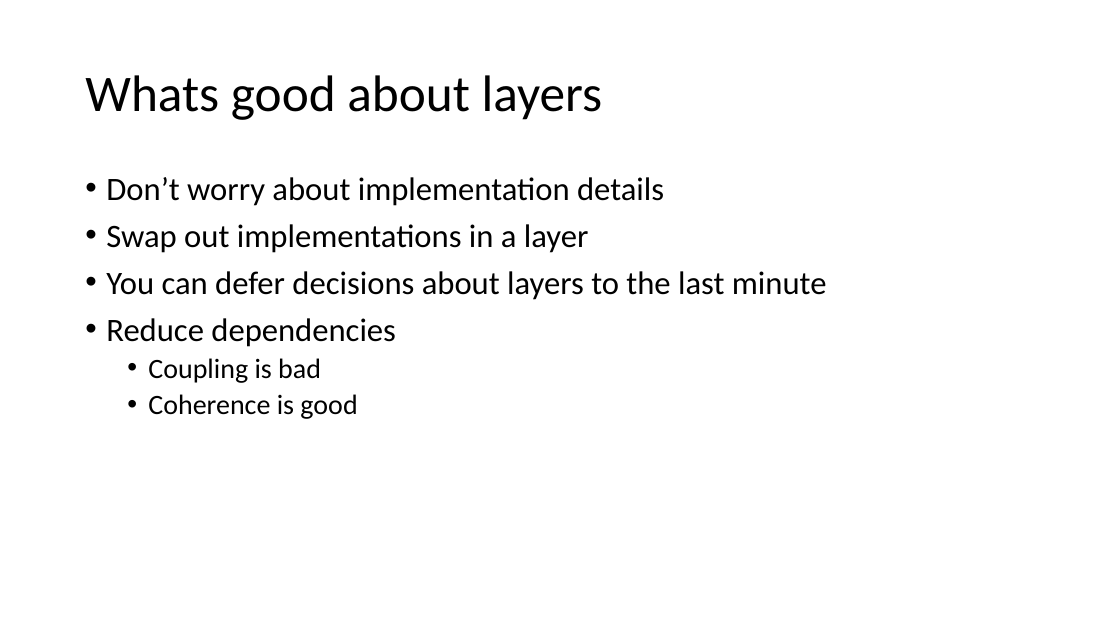
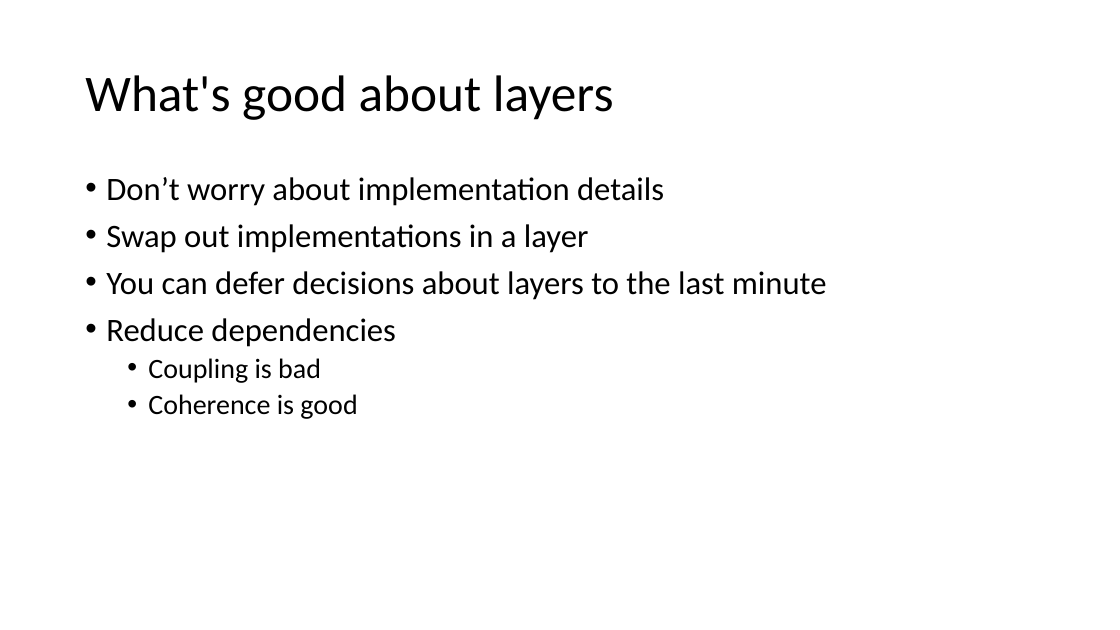
Before and after one commit to feanz/Presentations, a slide deck: slide 7 of Clean Architecture/Clean Architecture.pptx (slide 9 before the commit). Drawn at 1120x630 pixels with LibreOffice and Linux fonts; fonts in the diff are those of the drawing. Boxes give left, top, right and bottom in pixels: in the first picture for what was removed or moved away, otherwise in the second. Text is boxed around its words. In the diff, an @@ line names an element or a change of style, - is before the commit and + after.

```diff
--- a/Clean Architecture/Clean Architecture.pptx
+++ b/Clean Architecture/Clean Architecture.pptx
@@ title at box(85, 75, 614, 120): text changed @@
-Whats good about layers
+What's good about layers
```
Also in this commit, not shown: 4 other slides changed, 30 slides added, 4 slides removed.
